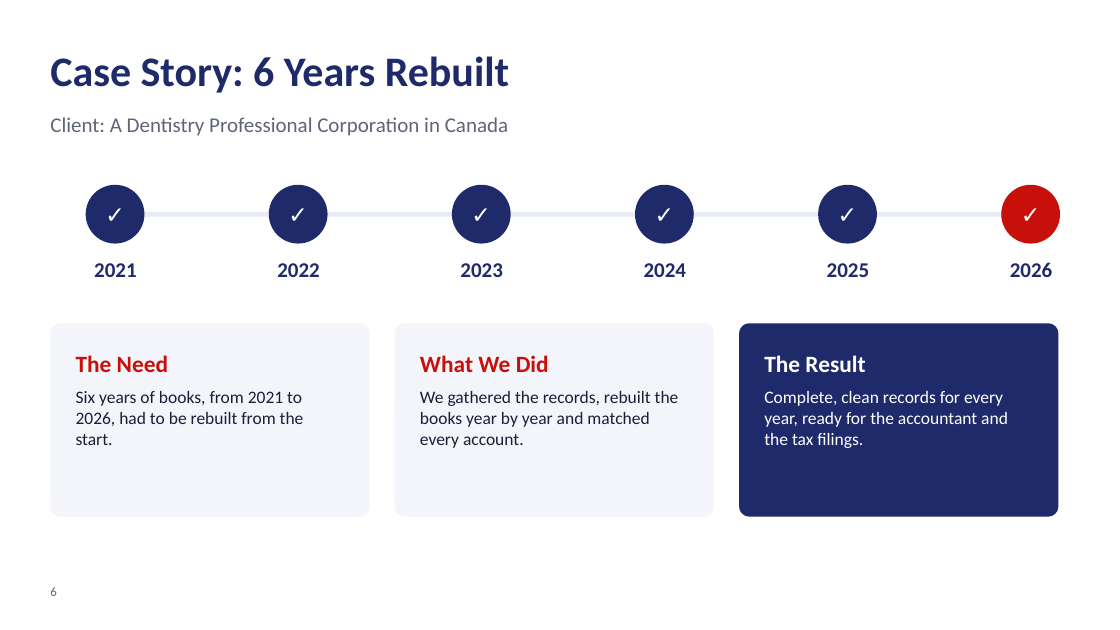
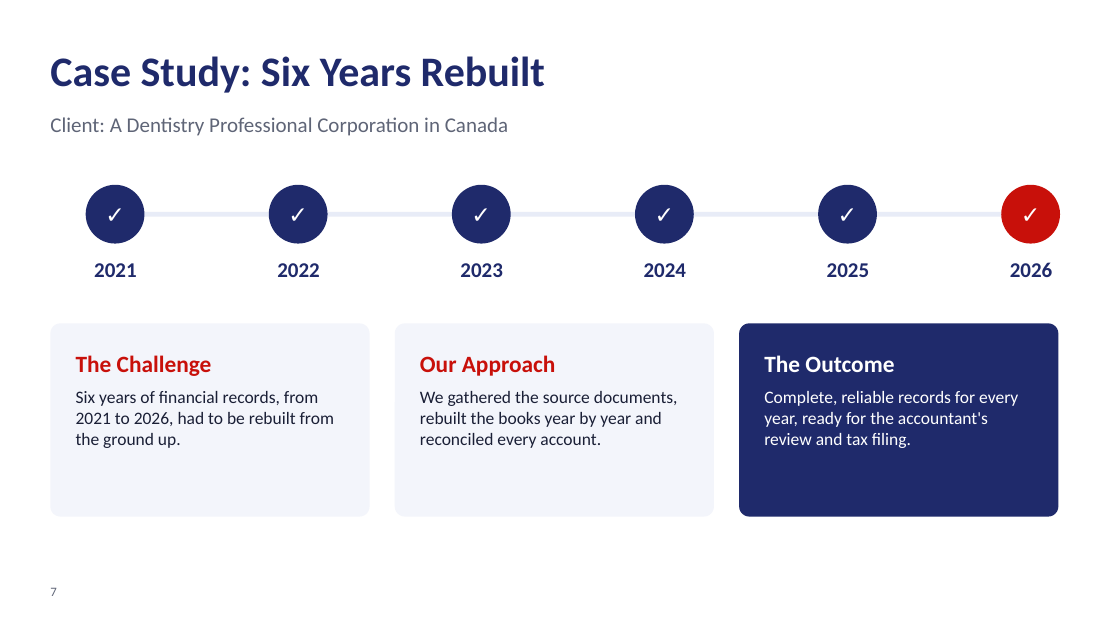
Before and after one commit to alvinjohnrheycamacho-source/Presentation-Deck, a slide deck: slide 7 of Lotus BPO - Conference Deck.pptx (slide 6 before the commit). Drawn at 1120x630 pixels with LibreOffice and Linux fonts; fonts in the diff are those of the drawing; background and template pictures are left out. Boxes give left, top, right and bottom in pixels: in the first picture for what was removed or moved away, otherwise in the second. Text is boxed around its words. In the diff, an @@ line names an element or a change of style, - is before the commit and + after.

```diff
--- a/Lotus BPO - Conference Deck.pptx
+++ b/Lotus BPO - Conference Deck.pptx
@@ title at [50,56,545,93]: text changed @@
-Case Story: 6 Years Rebuilt
+Case Study: Six Years Rebuilt
@@ text at [76,355,212,376]: text changed @@
-The Need
+The Challenge
@@ text at [420,355,556,376]: text changed @@
-What We Did
+Our Approach
@@ text at [764,355,894,372]: text changed @@
-The Result
+The Outcome
@@ text at [76,391,334,448]: text changed @@
-Six years of books, from 2021 to 2026, had to be rebuilt from the start.
+Six years of financial records, from 2021 to 2026, had to be rebuilt from the ground up.
@@ text at [420,391,678,448]: text changed @@
-We gathered the records, rebuilt the books year by year and matched every account.
+We gathered the source documents, rebuilt the books year by year and reconciled every account.
@@ text at [764,391,1018,448]: text changed @@
-Complete, clean records for every year, ready for the accountant and the tax filings.
+Complete, reliable records for every year, ready for the accountant's review and tax filing.
@@ page number at [50,588,56,596]: text changed @@
-6
+7
```
Also in this commit, not shown: 9 other slides changed, 4 slides added, 3 slides removed, 4 other files.
